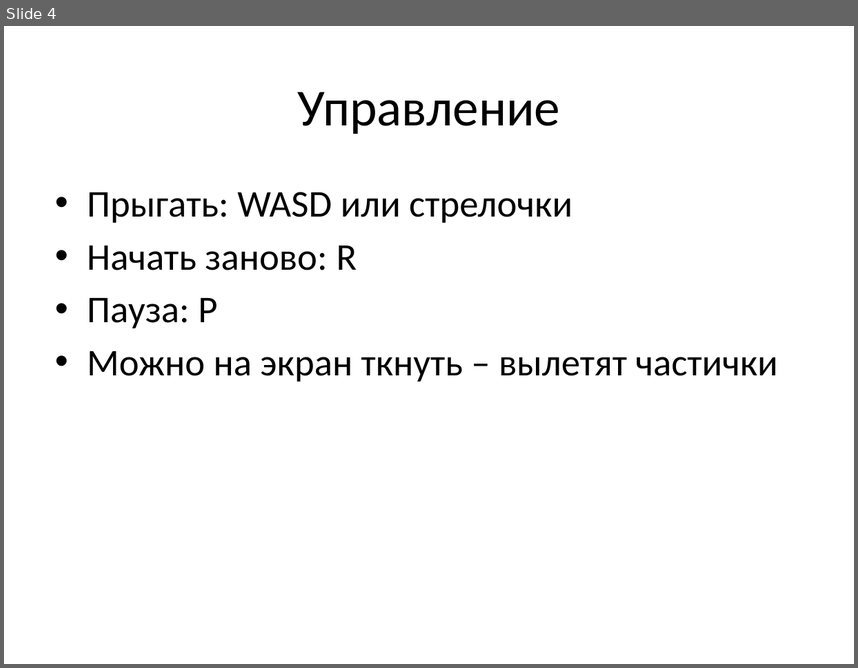
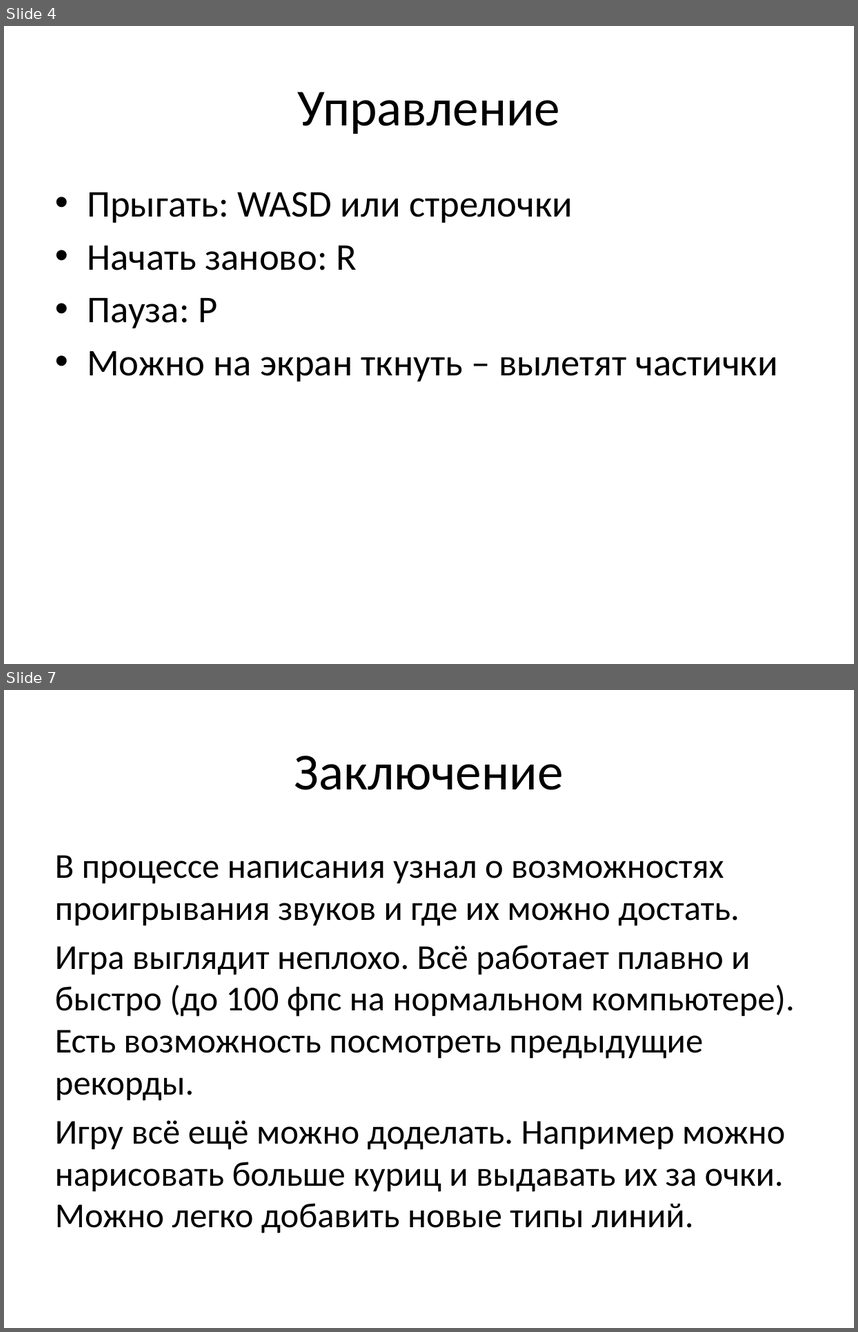
Before and after one commit to Poweedlou/frogger, a slide deck: presentation/Презентация.pptx. Shown one above the other, each under a label of ours: slide 4 before the commit, slides 4 and 7 after it; the slides between them are not shown. The pictures are 858x668 and 858x1332 pixels, drawn with LibreOffice and Linux fonts; fonts in the diff are those of the drawing. Boxes give left, top, right and bottom in pixels: in the first picture for what was removed or moved away, otherwise in the second. Text is boxed around its words. In the diff, an @@ line names an element or a change of style, - is before the commit and + after.

```diff
--- a/presentation/Презентация.pptx
+++ b/presentation/Презентация.pptx
@@ slide 7 added at (x1=4, y1=690, x2=854, y2=1328), background #FFFFFF @@
@@ title added at (x1=294, y1=756, x2=564, y2=790), 44 pt, text #000000 @@
+Заключение
@@ text added at (x1=55, y1=855, x2=794, y2=1233), 29.6 pt, text #000000 @@
+В процессе написания узнал о возможностях проигрывания звуков и где их можно достать.
+Игра выглядит неплохо. Всё работает плавно и быстро (до 100 фпс на нормальном компьютере). Есть возможность посмотреть предыдущие рекорды.
+Игру всё ещё можно доделать. Например можно нарисовать больше куриц и выдавать их за очки. Можно легко добавить новые типы линий.
```
Also in this commit, not shown: 2 other slides added.
